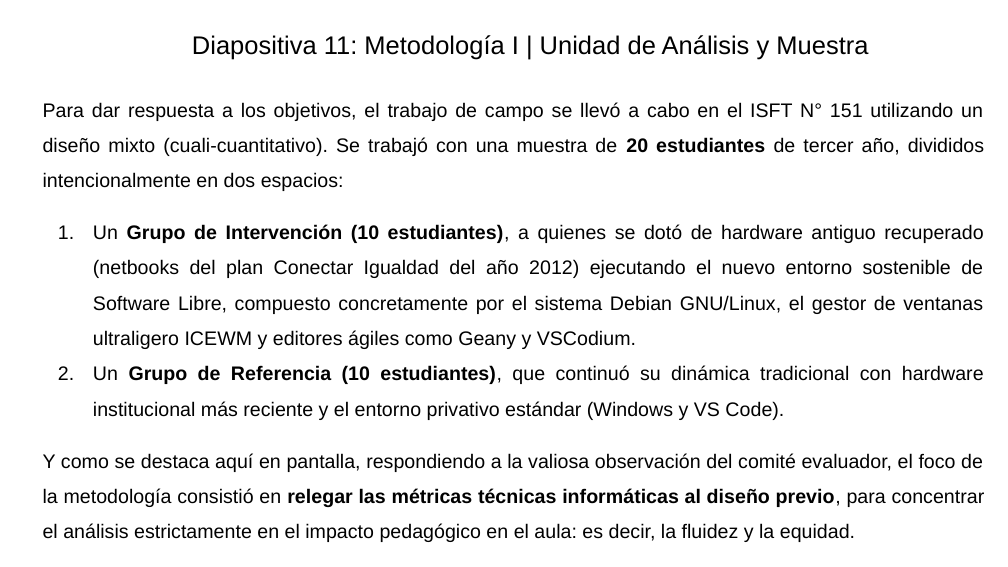
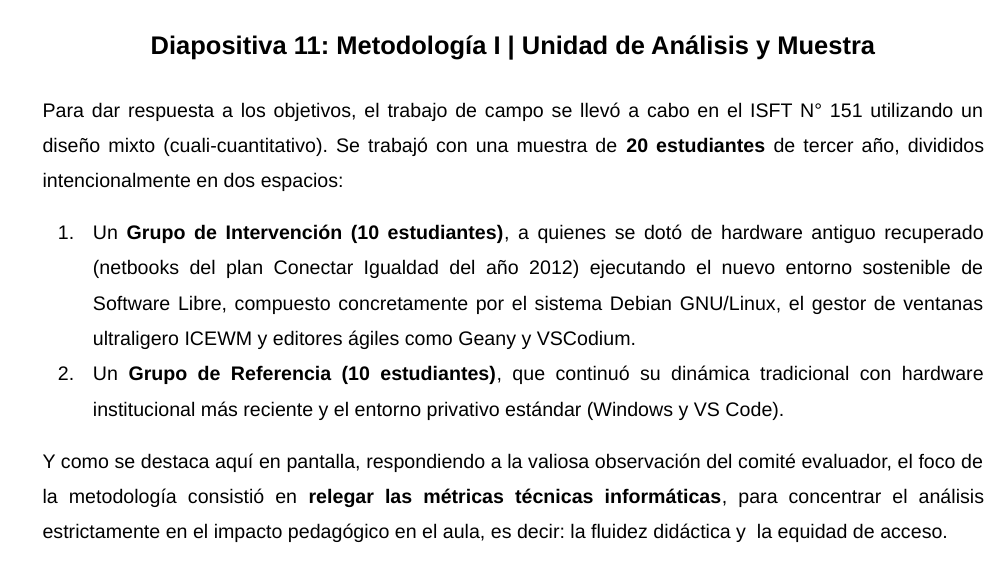
Before and after one commit to gabrielinuz/gabrielinuz.github.io, a slide deck: slide 12 of doc/GUION_DE_DEFENSA_LTE.pptx. Drawn at 1008x567 pixels with LibreOffice and Linux fonts; fonts in the diff are those of the drawing. Boxes give left, top, right and bottom in pixels: in the first picture for what was removed or moved away, otherwise in the second. Text is boxed around its words. In the diff, an @@ line names an element or a change of style, - is before the commit and + after.

```diff
--- a/doc/GUION_DE_DEFENSA_LTE.pptx
+++ b/doc/GUION_DE_DEFENSA_LTE.pptx
@@ title "Diapositiva 11: Metodología I | ...": place and size @@
-title "Diapositiva 11: Metodología I | ..." at [192, 35, 868, 60]
+title "Diapositiva 11: Metodología I | ..." at [151, 35, 875, 60]
@@ title "Diapositiva 11: Metodología I | ..." at [151, 35, 875, 60]: bold on @@
@@ text at [43, 453, 984, 542]: text changed @@
-Y como se destaca aquí en pantalla, respondiendo a la valiosa observación del comité evaluador, el foco de la metodología consistió en relegar las métricas técnicas informáticas al diseño previo, para concentrar el análisis estrictamente en el impacto pedagógico en el aula: es decir, la fluidez y la equidad.
+Y como se destaca aquí en pantalla, respondiendo a la valiosa observación del comité evaluador, el foco de la metodología consistió en relegar las métricas técnicas informáticas, para concentrar el análisis estrictamente en el impacto pedagógico en el aula, es decir: la fluidez didáctica y la equidad de acceso.
```
Also in this commit, not shown: 18 other slides changed, 1 other file.
